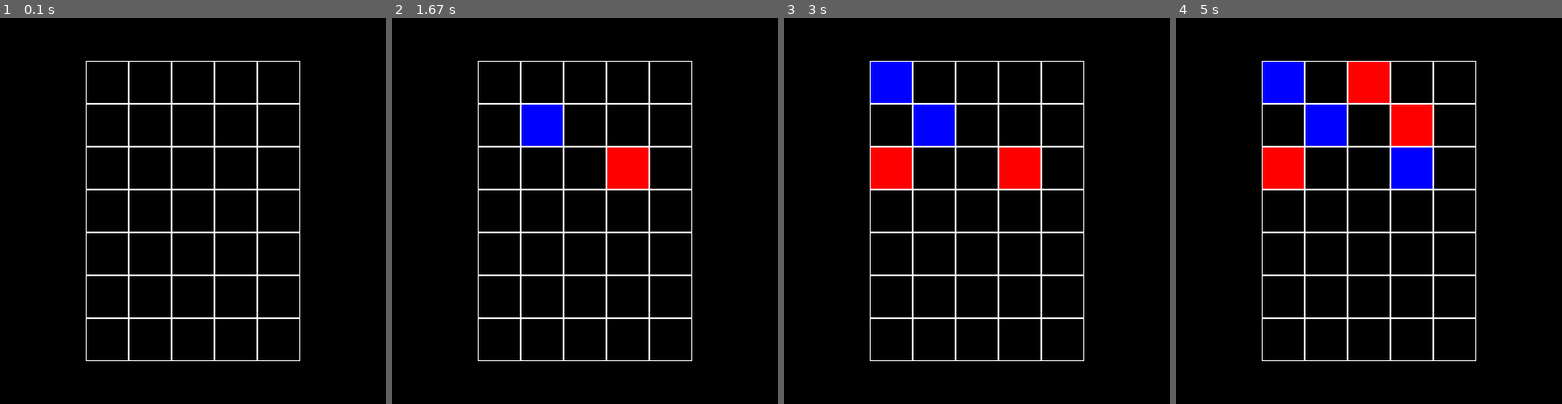
Above: before the commit, frames 1-4 (left to right).
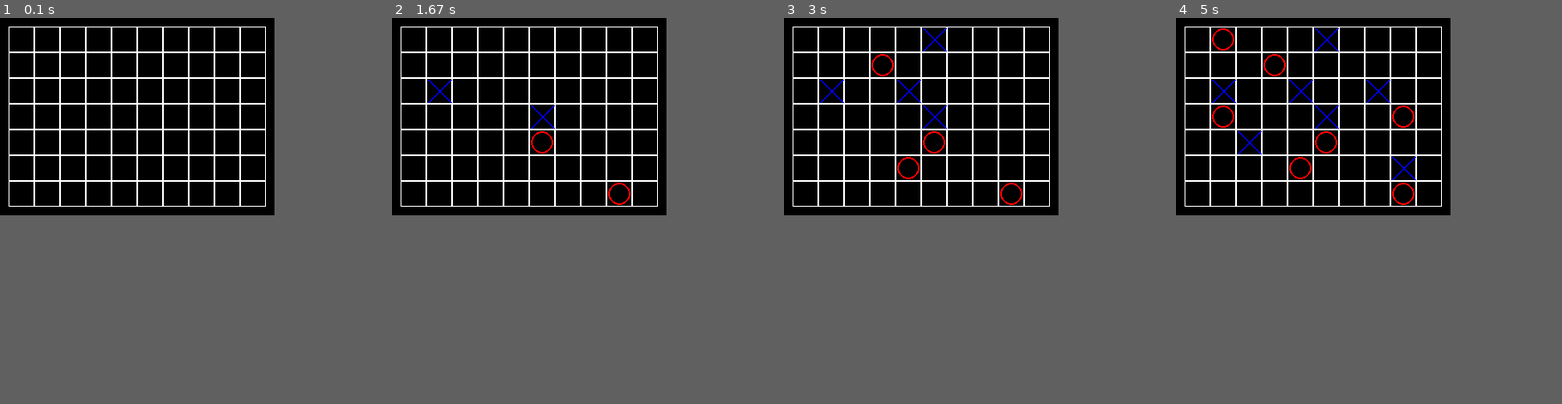
Above: after the commit, the same moments.

Repository: ZEFERUS777/PyGame-Yandex-
Game: pygame game, started from PG3/P1.py
Two runs of this game, one before a commit and one after it. Both use one fixed random seed, a clock stepped at 60 frames per second and the inputs below.
Inputs (mouse positions are in pixels of both pictures, inside the frame that each line leads up to):
- Up to frame 1 (0.1 s): no input
- Up to frame 2 (1.67 s): click (530, 118) at 0.38 s; click (530, 129) at 0.72 s; click (446, 87) at 1.05 s; click (631, 187) at 1.38 s
- Up to frame 3 (3 s): click (926, 48) at 1.72 s; click (907, 168) at 2.05 s; click (911, 83) at 2.38 s; click (884, 75) at 2.72 s
- Up to frame 4 (5 s): click (1384, 99) at 3.05 s; click (1399, 110) at 3.38 s; click (1407, 156) at 3.72 s; click (1230, 48) at 4.05 s; click (1249, 149) at 4.38 s; click (1233, 102) at 4.72 s
In our replay, the window is 450x450 before the commit and 320x230 after it. These sizes can differ from the game's own. Grey fills any space a smaller window leaves; there, only what the larger window draws over its background counts as a difference.

The runs differ from the first frame. In frame 1, 6.4% of the frame differs, in the area x 2-78%, y 2-89%; in frame 2, 8.4%; in frame 3, 11%; in frame 4, 13%.

Commit message:
ADD FILE

Diff:
--- a/PG3/P1.py
+++ b/PG3/P1.py
@@ -19,6 +19,7 @@
         self.cell_size = cell_size
         self.screen = pygame.display.set_mode(
             (self.width * self.cell_size + 2 * self.left, self.height * self.cell_size + 2 * self.top))
+        self.action = 'cross'
 
     def set_view(self, left, top, cell_size):
         self.left = left
@@ -30,19 +31,23 @@
     def render(self, screen):
         for x in range(self.width):
             for y in range(self.height):
-                color = self.get_color(self.board[y][x])
                 rect = pygame.Rect(self.left + x * self.cell_size, self.top + y * self.cell_size, self.cell_size,
                                    self.cell_size)
-                pygame.draw.rect(screen, color, rect)
+                pygame.draw.rect(screen, BLACK, rect)
                 pygame.draw.rect(screen, WHITE, rect, 1)
+                self.draw_symbol(x, y)
 
-    def get_color(self, value):
-        if value == 0:
-            return BLACK
-        elif value == 1:
-            return RED
-        elif value == 2:
-            return BLUE
+    def draw_symbol(self, x, y):
+        cell_x = self.left + x * self.cell_size
+        cell_y = self.top + y * self.cell_size
+        if self.board[y][x] == 'cross':
+            pygame.draw.line(self.screen, BLUE, (cell_x + 2, cell_y + 2),
+                             (cell_x + self.cell_size - 2, cell_y + self.cell_size - 2), 2)
+            pygame.draw.line(self.screen, BLUE, (cell_x + self.cell_size - 2, cell_y + 2),
+                             (cell_x + 2, cell_y + self.cell_size - 2), 2)
+        elif self.board[y][x] == 'no':
+            pygame.draw.circle(self.screen, RED, (cell_x + self.cell_size // 2, cell_y + self.cell_size // 2),
+                               self.cell_size // 2 - 2, 2)
 
     def get_cell(self, mouse_pos):
         x, y = mouse_pos
@@ -56,13 +61,14 @@
     def handle_click(self, mouse_pos):
         cell = self.get_cell(mouse_pos)
         if cell is not None:
-            self.toggle_colors(cell)
+            self.change_value(cell)
 
-    def toggle_colors(self, cell):
+    def change_value(self, cell):
         x, y = cell
-        current_color = self.board[y][x]
-        next_color = (current_color + 1) % 3
-        self.board[y][x] = next_color
+        if self.board[y][x] != 'cross' or self.board[y][x] != 'no':
+            if self.board[y][x] == 0:
+                self.board[y][x] = self.action
+                self.action = 'no' if self.action == 'cross' else 'cross'
 
     def run(self):
         clock = pygame.time.Clock()
@@ -84,8 +90,7 @@
 
 
 def main():
-    b = Board(5, 7)
-    b.set_view(100, 50, 50)
+    b = Board(10, 7)
     b.run()
 
 
--- /dev/null
+++ b/PG4_2/P1.py
@@ -0,0 +1,152 @@
+import sys
+import pygame
+
+pygame.init()
+
+BLACK = (0, 0, 0)
+WHITE = (255, 255, 255)
+GREEN = (0, 255, 0)
+RED = (255, 0, 0)
+
+
+class Board:
+    def __init__(self, width, height, left=10, top=10, cell_size=30):
+        self.width = width
+        self.height = height
+        self.board = [[0] * width for _ in range(height)]
+        self.left = left
+        self.top = top
+        self.cell_size = cell_size
+        self.screen = pygame.display.set_mode(
+            (self.width * self.cell_size + 2 * self.left, self.height * self.cell_size + 2 * self.top))
+        self.action = 'cross'
+
+    def set_view(self, left, top, cell_size):
+        self.left = left
+        self.top = top
+        self.cell_size = cell_size
+        self.screen = pygame.display.set_mode(
+            (self.width * self.cell_size + 2 * self.left, self.height * self.cell_size + 2 * self.top))
+
+    def render(self, screen):
+        for x in range(self.width):
+            for y in range(self.height):
+                rect = pygame.Rect(self.left + x * self.cell_size, self.top + y * self.cell_size, self.cell_size,
+                                   self.cell_size)
+                pygame.draw.rect(screen, BLACK, rect)
+                pygame.draw.rect(screen, WHITE, rect, 1)
+                self.draw_symbol(x, y)
+
+    def draw_symbol(self, x, y):
+        cell_x = self.left + x * self.cell_size
+        cell_y = self.top + y * self.cell_size
+        if self.board[y][x] == 1:
+            pygame.draw.rect(self.screen, GREEN, (cell_x, cell_y, self.cell_size, self.cell_size))
+
+    def get_cell(self, mouse_pos):
+        x, y = mouse_pos
+        x -= self.left
+        y -= self.top
+
+        if x < 0 or y < 0 or x >= self.width * self.cell_size or y >= self.height * self.cell_size:
+            return None
+        return (x // self.cell_size, y // self.cell_size)
+
+    def handle_click(self, mouse_pos):
+        cell = self.get_cell(mouse_pos)
+        if cell is not None:
+            self.change_value(cell)
+
+    def change_value(self, cell):
+        x, y = cell
+        self.board[y][x] = 1 - self.board[y][x]
+
+    def run(self):
+        clock = pygame.time.Clock()
+        running = True
+        while running:
+            for event in pygame.event.get():
+                if event.type == pygame.QUIT:
+                    running = False
+                if event.type == pygame.MOUSEBUTTONDOWN:
+                    self.handle_click(event.pos)
+
+            self.screen.fill(BLACK)
+            self.render(self.screen)
+            pygame.display.flip()
+            clock.tick(60)
+
+        pygame.quit()
+        sys.exit()
+
+
+class Life(Board):
+    def __init__(self, width, height, left=10, top=10, cell_size=30):
+        super().__init__(width, height, left, top, cell_size)
+        self.running = False
+        self.speed = 10
+
+    def count_neighbors(self, x, y):
+        count = 0
+        for dx in [-1, 0, 1]:
+            for dy in [-1, 0, 1]:
+                if dx == 0 and dy == 0:
+                    continue
+                nx, ny = x + dx, y + dy
+                if 0 <= nx < self.width and 0 <= ny < self.height and self.board[ny][nx] == 1:
+                    count += 1
+        return count
+
+    def next_move(self):
+        new_board = [[0] * self.width for _ in range(self.height)]
+        for x in range(self.width):
+            for y in range(self.height):
+                neighbors = self.count_neighbors(x, y)
+                if self.board[y][x] == 1:
+                    if neighbors < 2 or neighbors > 3:
+                        new_board[y][x] = 0
+                    else:
+                        new_board[y][x] = 1
+                else:
+                    if neighbors == 3:
+                        new_board[y][x] = 1
+        self.board = new_board
+
+    def run(self):
+        clock = pygame.time.Clock()
+        running = True
+        while running:
+            for event in pygame.event.get():
+                if event.type == pygame.QUIT:
+                    running = False
+                if event.type == pygame.MOUSEBUTTONDOWN:
+                    if event.button == 1:  # Left mouse button
+                        self.handle_click(event.pos)
+                    elif event.button == 3:  # Right mouse button
+                        self.running = not self.running
+                if event.type == pygame.KEYDOWN:
+                    if event.key == pygame.K_SPACE:
+                        self.running = not self.running
+                if event.type == pygame.MOUSEWHEEL:
+                    self.speed += event.y
+                    self.speed = max(1, self.speed)
+
+            if self.running:
+                self.next_move()
+
+            self.screen.fill(BLACK)
+            self.render(self.screen)
+            pygame.display.flip()
+            clock.tick(self.speed)
+
+        pygame.quit()
+        sys.exit()
+
+
+def main():
+    l = Life(50, 30)
+    l.run()
+
+
+if __name__ == '__main__':
+    main()
Not shown, changed: .gigaide/gigaide.properties
Empty file added: PG4_2/P2.py
